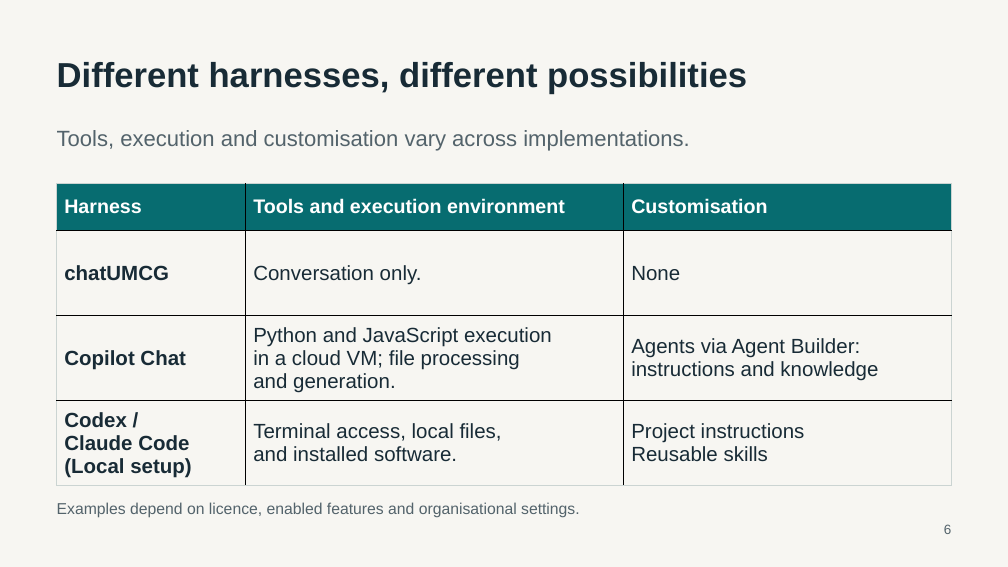
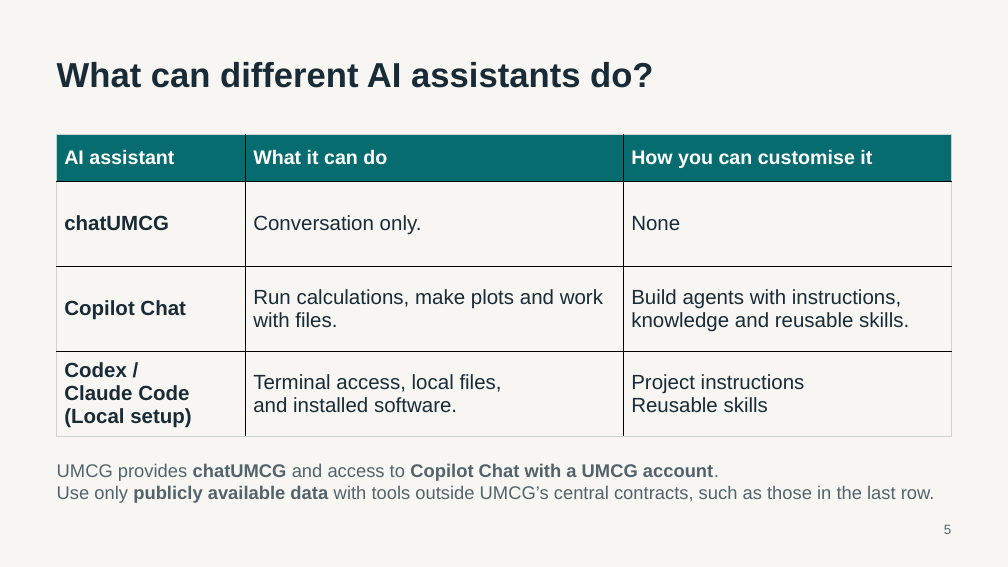
Before and after one commit to luntergroup/health-in-context-agents-workshop, a slide deck: slide 5 of material/intro-slides/AI_assistants_workshop_v1.pptx (slide 6 before the commit). Drawn at 1008x567 pixels with LibreOffice and Linux fonts; fonts in the diff are those of the drawing. Boxes give left, top, right and bottom in pixels: in the first picture for what was removed or moved away, otherwise in the second. Text is boxed around its words. In the diff, an @@ line names an element or a change of style, - is before the commit and + after.

```diff
--- a/material/intro-slides/AI_assistants_workshop_v1.pptx
+++ b/material/intro-slides/AI_assistants_workshop_v1.pptx
@@ text at (57,62,653,88): text changed @@
-Different harnesses, different possibilities
+What can different AI assistants do?
@@ table at (57,134,951,436) @@
-row 1: Harness | Tools and execution environment | Customisation
+row 1: AI assistant | What it can do | How you can customise it
-row 3, column 2: Python and JavaScript execution / in a cloud VM; file processing / and generation.
+row 3, column 2: Run calculations, make plots and work with files.
-row 3, column 3: Agents via Agent Builder: / instructions and knowledge
+row 3, column 3: Build agents with instructions, knowledge and reusable skills.
@@ table: place and size @@
-table at (57,184,951,486)
+table at (57,134,951,436)
@@ text removed at (57,130,690,151) @@
-Tools, execution and customisation vary across implementations.
@@ text at (57,463,935,503): text changed; size 15 to 17.5 pt @@
-Examples depend on licence, enabled features and organisational settings.
+UMCG provides chatUMCG and access to Copilot Chat with a UMCG account.
+Use only publicly available data with tools outside UMCG’s central contracts, such as those in the last row.
```
Also in this commit, not shown: 3 other slides changed, 3 slides added, 2 slides removed.
